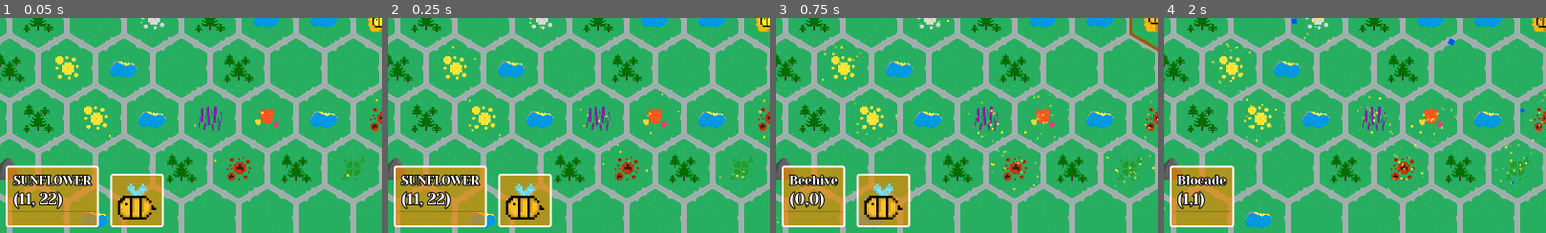
Above: before the commit, frames 1-4 (left to right).
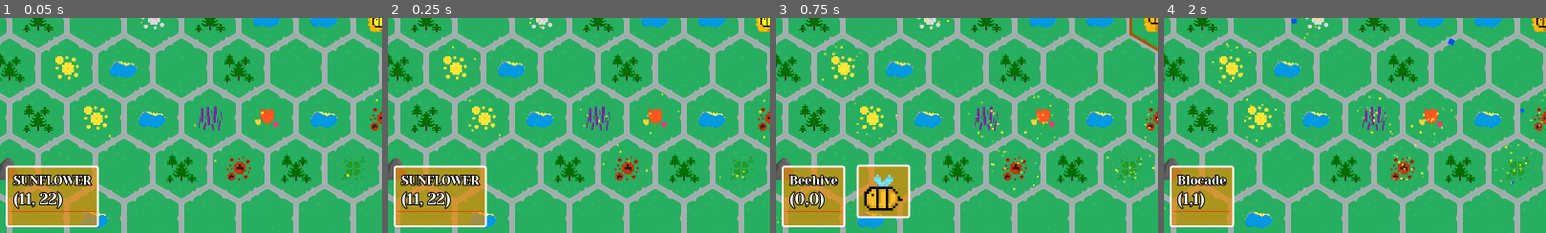
Above: after the commit, the same moments.

Repository: SpeedfireV/slavic-game-jam
Game: Godot game, scene res://game.tscn
Two runs of this game, one before a commit and one after it. Both use one fixed random seed, a clock stepped at 60 frames per second and the inputs below.
Inputs (mouse positions are % of the whole screen's width and height, from its top left):
- Up to frame 1 (0.05 s): no input
- Up to frame 2 (0.25 s): no input
- Up to frame 3 (0.75 s): drag from (50, 50) to (57, 73) at 0.52 s
- Up to frame 4 (2 s): drag from (54, 62) to (46, 38) at 1.27 s
The pictures show only the part of the screen within x 0-50%, y 50-100%; the shares and areas given below are measured in that part.

The runs differ from the first frame. In frame 1, 3.5% of the frame differs, in the area x 28-43%, y 72-98%; in frame 2, 3.5%; in frame 3, 2.6%; in frame 4, nothing differs.

Commit message:
let those names bee

Diff:
--- a/bee.gd
+++ b/bee.gd
@@ -8,6 +8,18 @@
 	QUEEN
 }
 
+const BEE_NAMES = [
+	"Zbyszek",
+	"Ania",
+	"Krzysztof",
+	"Magda",
+	"Janek",
+	"Basia",
+	"Piotr",
+	"Kasia",
+	"Mahmud",
+]
+
 @export var total_number_of_moves: int = 15
 var moves_left: int
 var health: int = 100
@@ -16,7 +28,7 @@
 		coords = value
 		global_position = Vector2(value) * Map.grid_step
 
-var bee_name: String = "Zbyszek"
+var bee_name: String = BEE_NAMES.pick_random()
 var type := BeeType.NORMAL
 var equiped_resources: CollectableResources = CollectableResources.new()
 
--- a/managers/game_manager.gd
+++ b/managers/game_manager.gd
@@ -69,6 +69,7 @@
 
 signal next_turn_sig(current_season: Season)
 signal hexagon_selected(hexagon: MapHexagon)
+signal bee_selected(bee: Bee)
 
 var current_season: Season = Season.Spring
 
--- a/ui/bees_row.gd
+++ b/ui/bees_row.gd
@@ -1,16 +1,35 @@
-class_name BeesRow extends HBoxContainer
+class_name BeesRow extends VBoxContainer
 
 const BEE_ROW_ELEMENT_SCENE: PackedScene = preload("res://bee_row_element.tscn")
 
+@onready var bee_name: LineEdit = %BeeName
+@onready var bees_row: HBoxContainer = %BeesRow
+
 func _ready():
 	GameManager.bees_row = self
+	GameManager.bee_selected.connect(_on_bee_selected)
+	bee_name.text_submitted.connect(_on_new_bee_name_submitted)
 
 func set_bees(bees: Array[Bee]):
-	for child in get_children():
+	for child in bees_row.get_children():
 		if child is BeeRowElement:
 			child.queue_free()  # Clear existing elements
 
 	for bee in bees:
 		var bee_row_element = BEE_ROW_ELEMENT_SCENE.instantiate()
 		bee_row_element.set_bee(bee)
-		add_child(bee_row_element)
+		bees_row.add_child(bee_row_element)
+
+func _process(delta):
+	if GameManager.selected_hexagon:
+		if GameManager.selected_bee in GameManager.selected_hexagon.units_on_hex:
+			bee_name.visible = true
+		else:
+			bee_name.visible = false
+
+
+func _on_bee_selected(bee: Bee):
+	bee_name.text = bee.bee_name
+
+func _on_new_bee_name_submitted(new_name: String):
+	GameManager.selected_bee.bee_name = new_name
--- a/ui/bees_row.tscn
+++ b/ui/bees_row.tscn
@@ -1,19 +1,39 @@
 [gd_scene load_steps=3 format=3 uid="uid://dx655hkypa2so"]
 
+[ext_resource type="StyleBox" uid="uid://fue2v0rxu66g" path="res://ui/theme_data/panel_container/panel_container.tres" id="1_4py7u"]
 [ext_resource type="Script" uid="uid://dudevui6rhtyt" path="res://ui/bees_row.gd" id="1_vbksi"]
-[ext_resource type="PackedScene" uid="uid://0lhylvp05r6e" path="res://bee_row_element.tscn" id="2_4bmyf"]
 
-[node name="BeesRow" type="HBoxContainer"]
-anchors_preset = 12
-anchor_top = 1.0
-anchor_right = 1.0
-anchor_bottom = 1.0
-offset_top = -24.0
+[node name="MainCol" type="VBoxContainer"]
+anchors_preset = 8
+anchor_left = 0.5
+anchor_top = 0.5
+anchor_right = 0.5
+anchor_bottom = 0.5
+offset_left = -44.0
+offset_top = -44.0
+offset_right = 44.0
+offset_bottom = 48.0
 grow_horizontal = 2
-grow_vertical = 0
+grow_vertical = 2
+size_flags_horizontal = 3
+theme_override_constants/separation = 32
+script = ExtResource("1_vbksi")
+
+[node name="BeeName" type="LineEdit" parent="."]
+unique_name_in_owner = true
+visible = false
+layout_mode = 2
+theme_override_colors/selection_color = Color(1, 1, 1, 1)
+theme_override_colors/font_color = Color(1, 1, 1, 1)
+theme_override_font_sizes/font_size = 28
+theme_override_styles/focus = ExtResource("1_4py7u")
+theme_override_styles/normal = ExtResource("1_4py7u")
+text = "ZBYSZEK"
+alignment = 1
+expand_to_text_length = true
+
+[node name="BeesRow" type="HBoxContainer" parent="."]
+unique_name_in_owner = true
+layout_mode = 2
 size_flags_vertical = 8
 theme_override_constants/separation = 36
-script = ExtResource("1_vbksi")
-
-[node name="BeeRowElement" parent="." instance=ExtResource("2_4bmyf")]
-layout_mode = 2
--- a/ui/hud.tscn
+++ b/ui/hud.tscn
@@ -16,6 +16,16 @@
 lifetime = 3.0
 gravity = Vector2(0, 980)
 initial_velocity_max = 30.3
+
+[node name="NewSeasonColorRect" type="ColorRect" parent="."]
+unique_name_in_owner = true
+anchors_preset = 15
+anchor_right = 1.0
+anchor_bottom = 1.0
+grow_horizontal = 2
+grow_vertical = 2
+mouse_filter = 2
+color = Color(0, 0, 0, 0)
 
 [node name="StatsBar" parent="." instance=ExtResource("1_rbyyf")]
 unique_name_in_owner = true
@@ -66,14 +76,3 @@
 [node name="NextTurnButton" parent="MarginContainer/HBoxContainer" instance=ExtResource("3_546lt")]
 unique_name_in_owner = true
 layout_mode = 2
-
-[node name="NewSeasonColorRect" type="ColorRect" parent="."]
-unique_name_in_owner = true
-visible = false
-anchors_preset = 15
-anchor_right = 1.0
-anchor_bottom = 1.0
-grow_horizontal = 2
-grow_vertical = 2
-mouse_filter = 2
-color = Color(0, 0, 0, 0)
